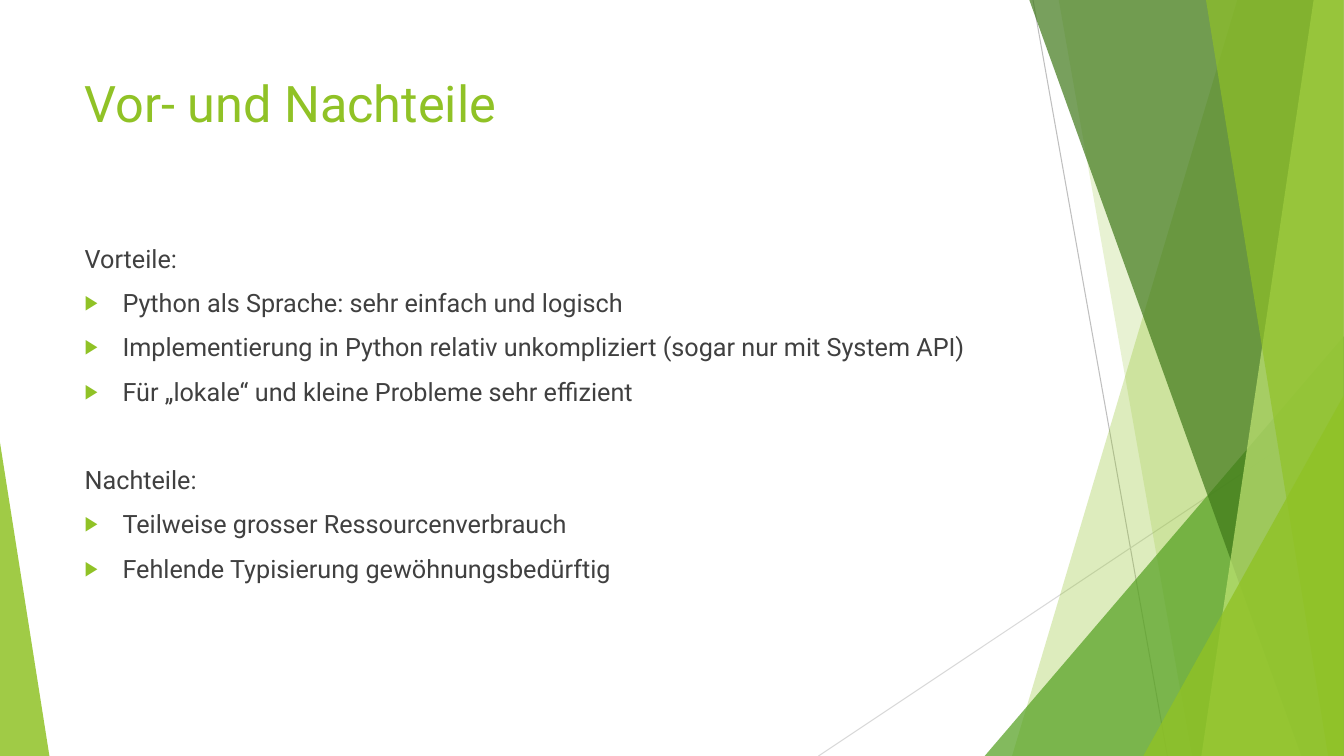
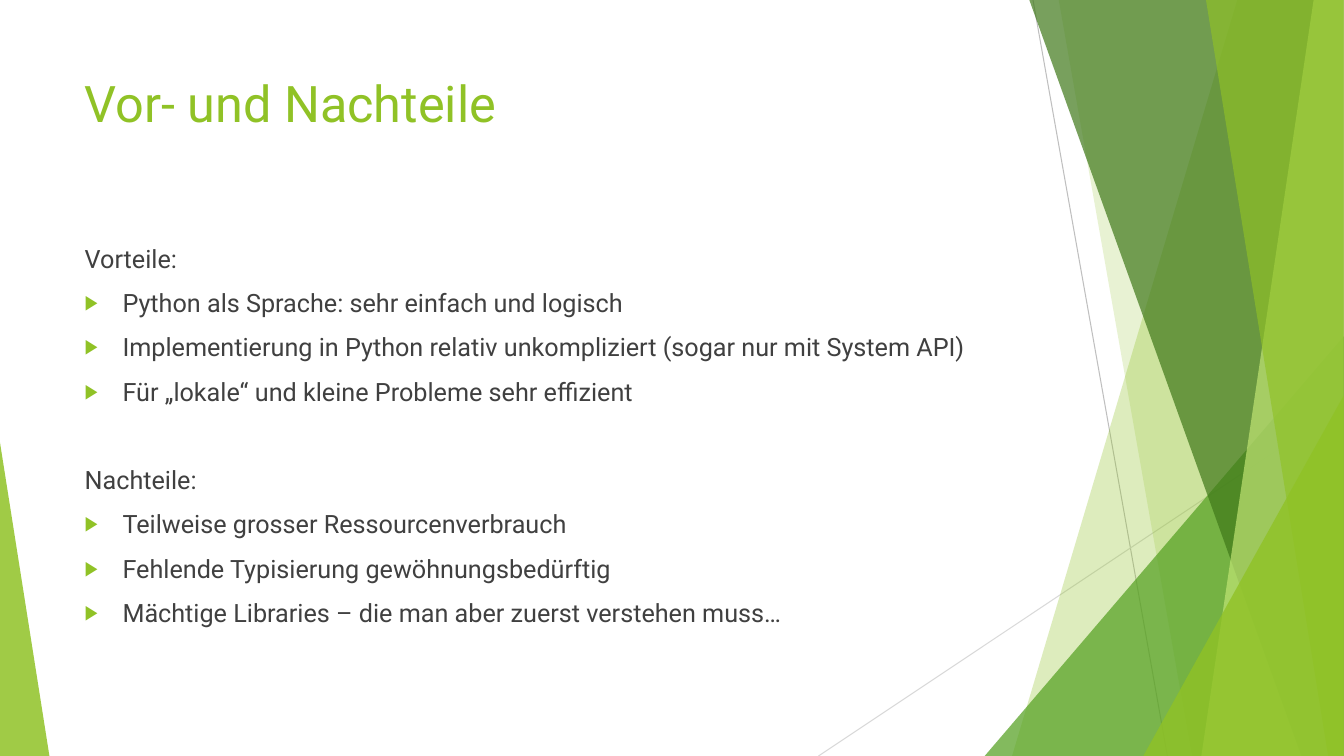
Before and after one commit to MarwinPhilips/ADMPython, a slide deck: slide 9 of 20170613 MapReduce Python.pptx (slide 8 before the commit). Drawn at 1344x756 pixels with LibreOffice and Linux fonts; fonts in the diff are those of the drawing. Boxes give left, top, right and bottom in pixels: in the first picture for what was removed or moved away, otherwise in the second. Text is boxed around its words. In the diff, an @@ line names an element or a change of style, - is before the commit and + after.

```diff
--- a/20170613 MapReduce Python.pptx
+++ b/20170613 MapReduce Python.pptx
@@ text at (123,603,781,628): paragraph added @@
+▶ Mächtige Libraries – die man aber zuerst verstehen muss…
```
Also in this commit, not shown: 2 other slides changed, 1 slide added, 4 other files.
